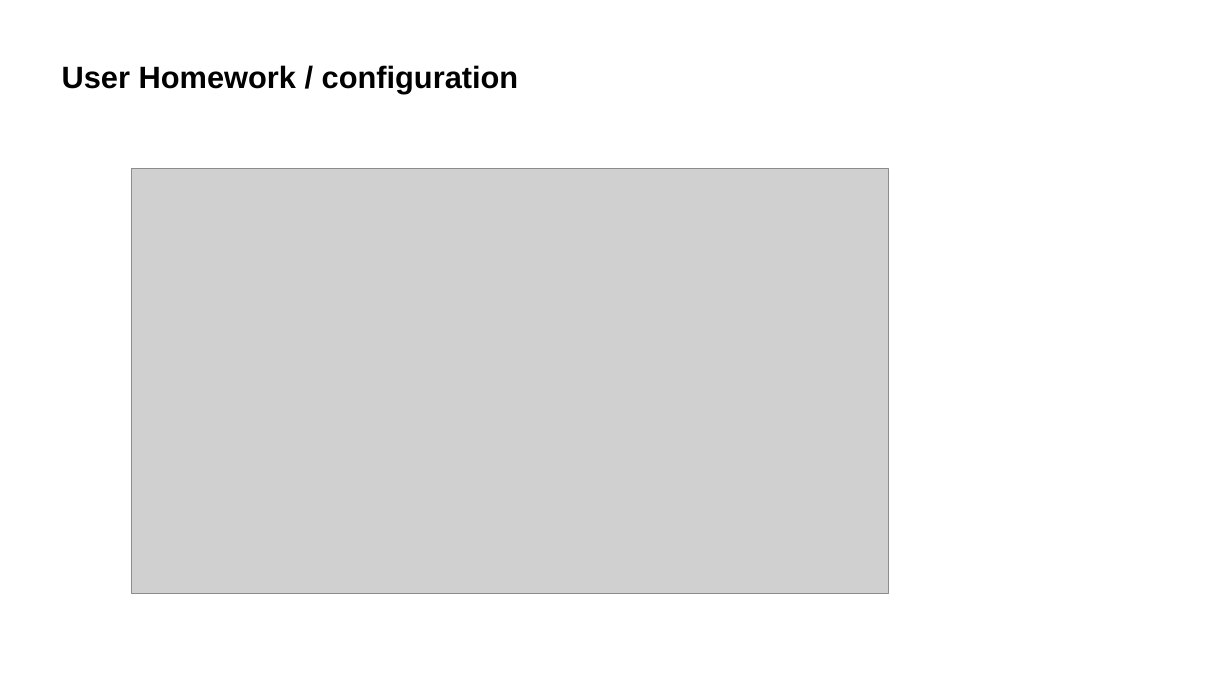
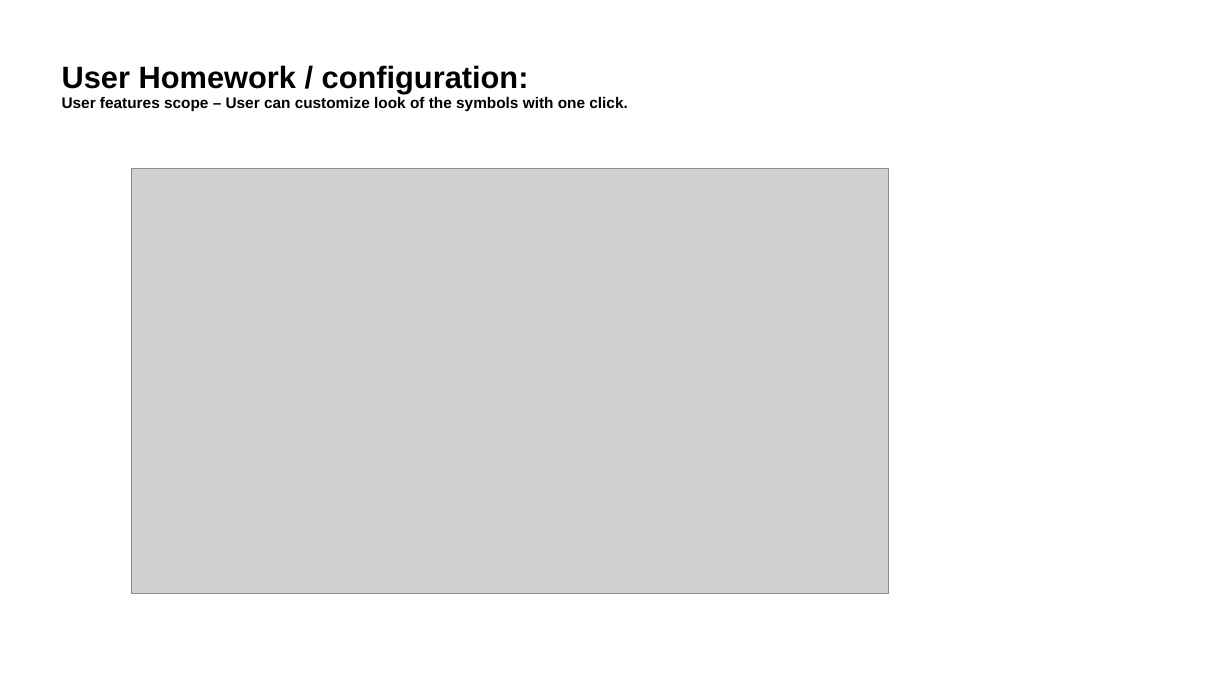
Before and after one commit to Tech4-Good/Step01_Learning, a slide deck: slide 21 of 04_ComputerVision/01_POC_Hexagon_AI_PID/AI for PDF extraction.pptx (slide 16 before the commit). Drawn at 1232x693 pixels with LibreOffice and Linux fonts; fonts in the diff are those of the drawing; grey boxes stand for pictures; background and template pictures are left out. Boxes give left, top, right and bottom in pixels: in the first picture for what was removed or moved away, otherwise in the second. Text is boxed around its words. In the diff, an @@ line names an element or a change of style, - is before the commit and + after.

```diff
--- a/04_ComputerVision/01_POC_Hexagon_AI_PID/AI for PDF extraction.pptx
+++ b/04_ComputerVision/01_POC_Hexagon_AI_PID/AI for PDF extraction.pptx
@@ title at [62, 65, 627, 111]: text changed; size 24 to 12 pt @@
-User Homework / configuration
+User Homework / configuration:
+User features scope – User can customize look of the symbols with one click.
```
Also in this commit, not shown: 13 other slides changed, 9 slides added, 3 slides removed, 5 other files.
